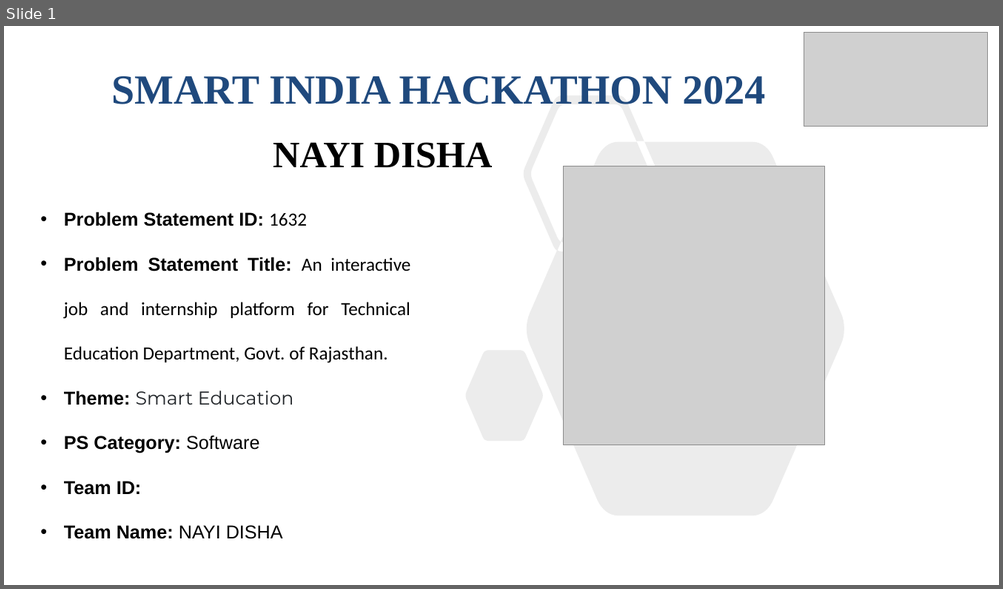
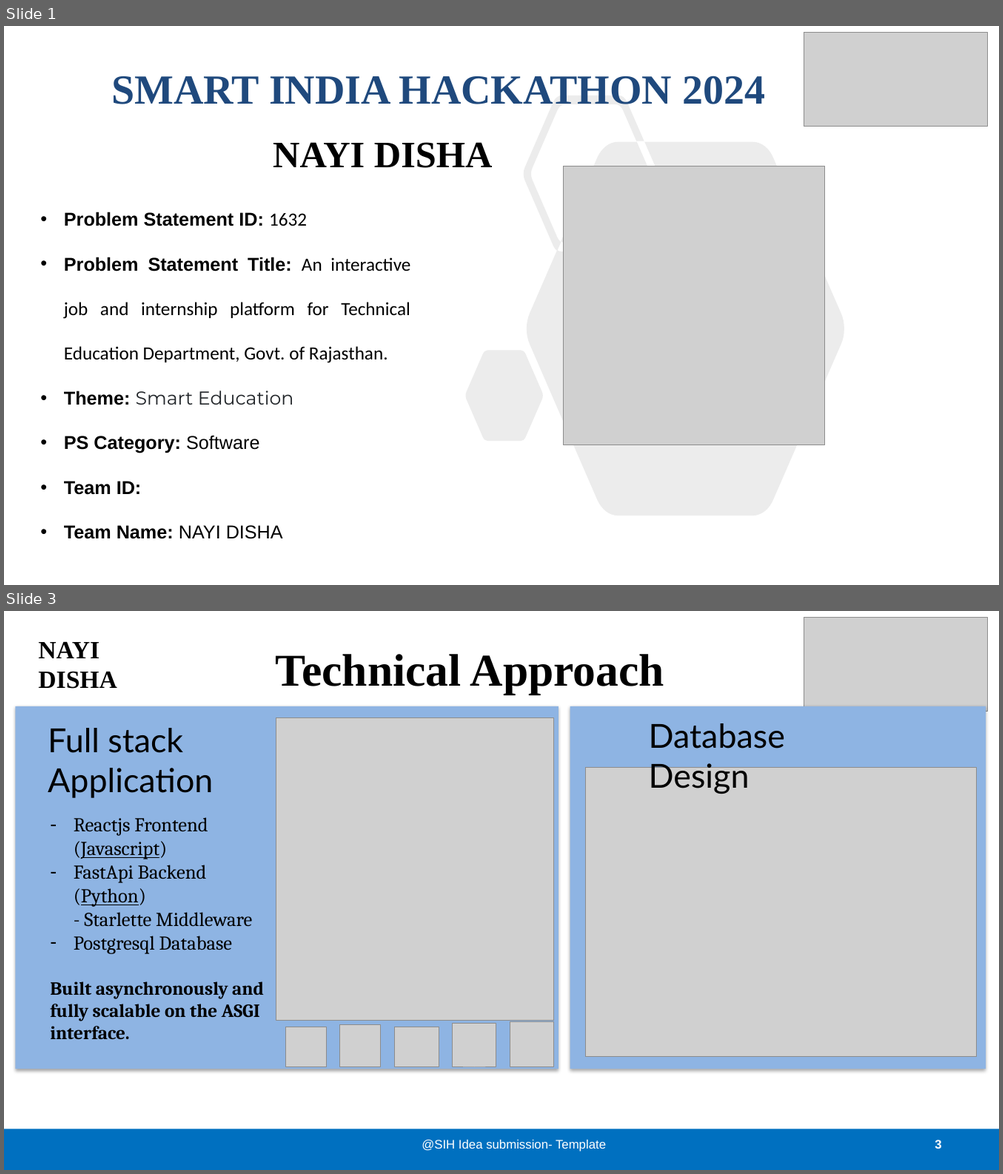
Before and after one commit to Bada-Don/SIH-24, a slide deck: Presentations/Nayi Disha_4.pptx. Shown one above the other, each under a label of ours: slide 1 before the commit, slides 1 and 3 after it; the slides between them are not shown. The pictures are 1003x589 and 1003x1174 pixels, drawn with LibreOffice and Linux fonts; fonts in the diff are those of the drawing; grey boxes stand for pictures. Boxes give left, top, right and bottom in pixels: in the first picture for what was removed or moved away, otherwise in the second. Text is boxed around its words. In the diff, an @@ line names an element or a change of style, - is before the commit and + after.

```diff
--- a/Presentations/Nayi Disha_4.pptx
+++ b/Presentations/Nayi Disha_4.pptx
@@ slide 3 added at (4, 611, 999, 1170), background #FFFFFF @@
@@ picture added at (804, 618, 987, 712) @@
@@ text added at (38, 641, 116, 689), 24 pt, text #000000, bold @@
+NAYI DISHA
@@ title added at (276, 654, 664, 694), 44 pt, text #000000, bold @@
+Technical Approach
@@ rectangle added at (15, 706, 558, 1070), fill #8EB4E3 @@
@@ picture added at (276, 718, 554, 1021) @@
@@ rectangle added at (569, 706, 985, 1070), fill #8EB4E3 @@
@@ text added at (48, 728, 213, 798), 32 pt, text #000000 @@
+Full stack Application
@@ text added at (649, 723, 785, 794), 32 pt, text #000000 @@
+Database Design
@@ picture added at (586, 767, 977, 1056) @@
@@ text added at (50, 817, 264, 1039), 19 pt, text #000000 @@
+– Reactjs Frontend (Javascript)
+– FastApi Backend
+  (Python)
+  - Starlette Middleware
+– Postgresql Database
+Built asynchronously and fully scalable on the ASGI interface.
@@ picture added at (285, 1028, 327, 1068) @@
@@ picture added at (340, 1025, 381, 1068) @@
@@ picture added at (394, 1028, 439, 1068) @@
@@ picture added at (452, 1024, 496, 1068) @@
@@ picture added at (510, 1022, 554, 1068) @@
@@ rectangle added at (4, 1130, 999, 1170), fill #0070C0 @@
@@ text added at (421, 1140, 606, 1152), 12 pt, text #FFFFFF @@
+@SIH Idea submission- Template
@@ page number added at (934, 1140, 941, 1149), 12 pt, text #FFFFFF, bold @@
+3
```
Also in this commit, not shown: 2 slides changed, 1 other slide added, 1 slide removed, 3 other files.
